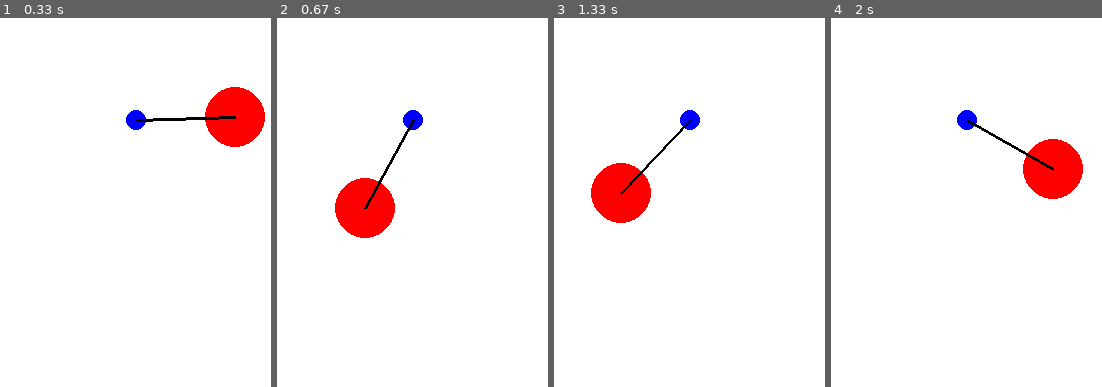
Above: before the commit, frames 1-4 (left to right).
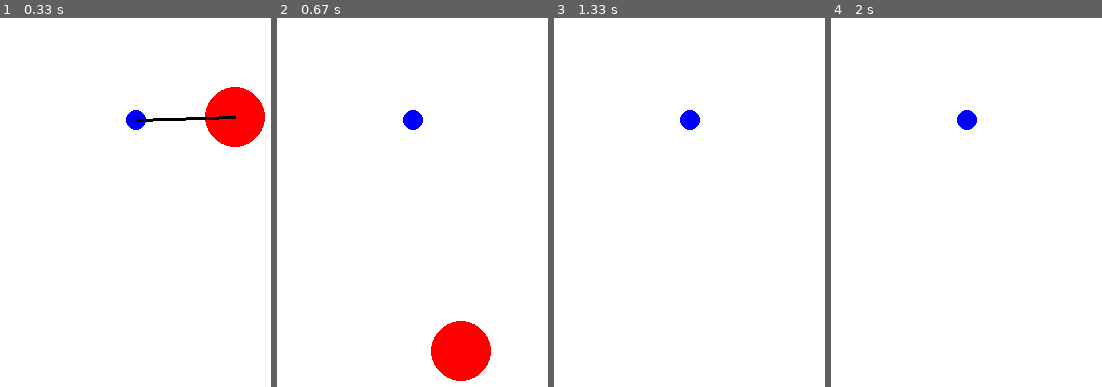
Above: after the commit, the same moments.

Repository: Fuga578/pygame_pendulum
Game: pygame game, started from main.py
The game is run twice, just before and just after one commit, with the same random seed, the same clock (stepped at 60 frames per second) and the same inputs.
Inputs (mouse positions are in pixels of both pictures, inside the frame that each line leads up to):
- Up to frame 1 (0.33 s): no input
- Up to frame 2 (0.67 s): click (412, 121) at 0.38 s
- Up to frame 3 (1.33 s): no input
- Up to frame 4 (2 s): no input

Frame 1 is identical in both runs. In frame 2, 5.8% of the frame differs, in the area x 21-79%, y 27-99%; in frame 3, 2.9%; in frame 4, 3.0%.

Commit message:
糸が切れた場合の処理実装

Diff:
--- a/main.py
+++ b/main.py
@@ -30,7 +30,13 @@
 angle = math.radians(angle_deg + offset_deg)     # 角度 [rad]
 angle_velocity = 0  # 角速度
 angle_acceleration = 0  # 各加速度
-g = 0.5     # 重力
+gravity = 0.5     # 重力
+is_cut = False
+player_velocity = pygame.math.Vector2()
+player_point = pygame.math.Vector2(
+    fulcrum_point.x + length * math.sin(angle),
+    fulcrum_point.y + length * math.cos(angle)
+)
 
 while True:
 
@@ -38,16 +44,21 @@
     screen.fill(WHITE)
 
     # 振り子の演算
-    angle_acceleration = -(g / length) * math.sin(angle)  # 角加速度の計算
-    angle_velocity += angle_acceleration  # 角速度の更新
-    angle_velocity *= 0.99  # 減衰効果
-    angle += angle_velocity  # 角度の更新
+    if not is_cut:
+        angle_acceleration = -(gravity / length) * math.sin(angle)  # 角加速度の計算
+        angle_velocity += angle_acceleration  # 角速度の更新
+        angle_velocity *= 0.99  # 減衰効果
+        angle += angle_velocity  # 角度の更新
 
-    # プレイヤーの位置の計算
-    player_point = pygame.math.Vector2(
-        fulcrum_point.x + length * math.sin(angle),
-        fulcrum_point.y + length * math.cos(angle)
-    )
+        # プレイヤーの位置の計算
+        player_point = pygame.math.Vector2(
+            fulcrum_point.x + length * math.sin(angle),
+            fulcrum_point.y + length * math.cos(angle)
+        )
+
+    else:
+        player_point += player_velocity
+        player_velocity.y += gravity
 
     # 支点の描画
     pygame.draw.circle(screen, GREEN, (fulcrum_point.x, fulcrum_point.y), 10)
@@ -56,17 +67,28 @@
     pygame.draw.circle(screen, RED, (player_point.x, player_point.y), 30)
 
     # 糸の描画
-    pygame.draw.line(screen, BLACK, (fulcrum_point.x, fulcrum_point.y), (player_point.x, player_point.y), 3)
+    if not is_cut:
+        pygame.draw.line(screen, BLACK, (fulcrum_point.x, fulcrum_point.y), (player_point.x, player_point.y), 3)
 
     # イベントの取得
     for event in pygame.event.get():
         if event.type == pygame.QUIT:
             pygame.quit()
             sys.exit()
+        # キーボード押下
         if event.type == pygame.KEYDOWN:
             if event.key == pygame.K_ESCAPE:
                 pygame.quit()
                 sys.exit()
+        # マウスクリック
+        if event.type == pygame.MOUSEBUTTONDOWN:
+            # 左クリック
+            if event.button == 1:
+                is_cut = True
+                player_velocity = pygame.math.Vector2(
+                    angle_velocity * length * math.cos(angle),
+                    -angle_velocity * length * math.sin(angle)
+                )
 
     # 更新
     pygame.display.update()
